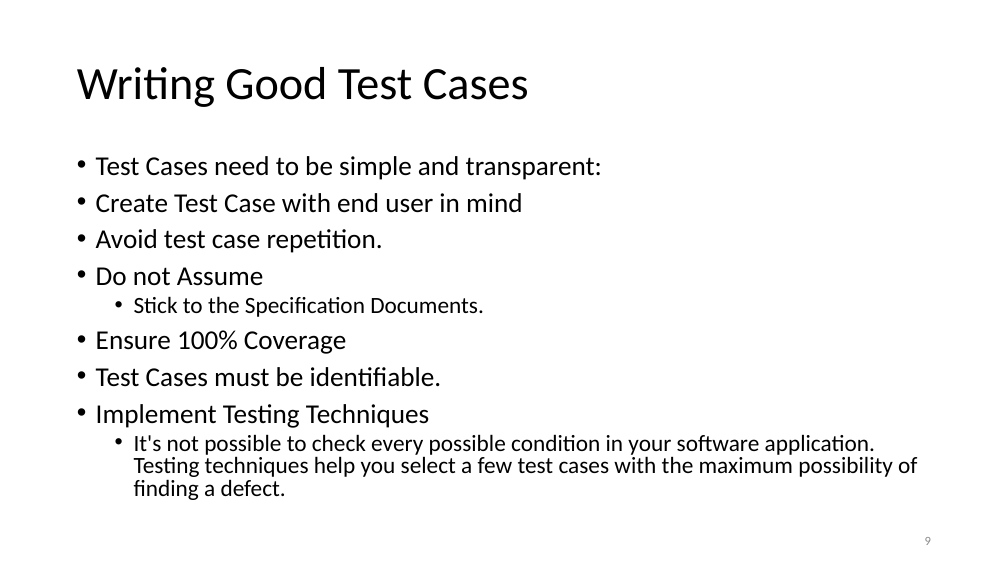
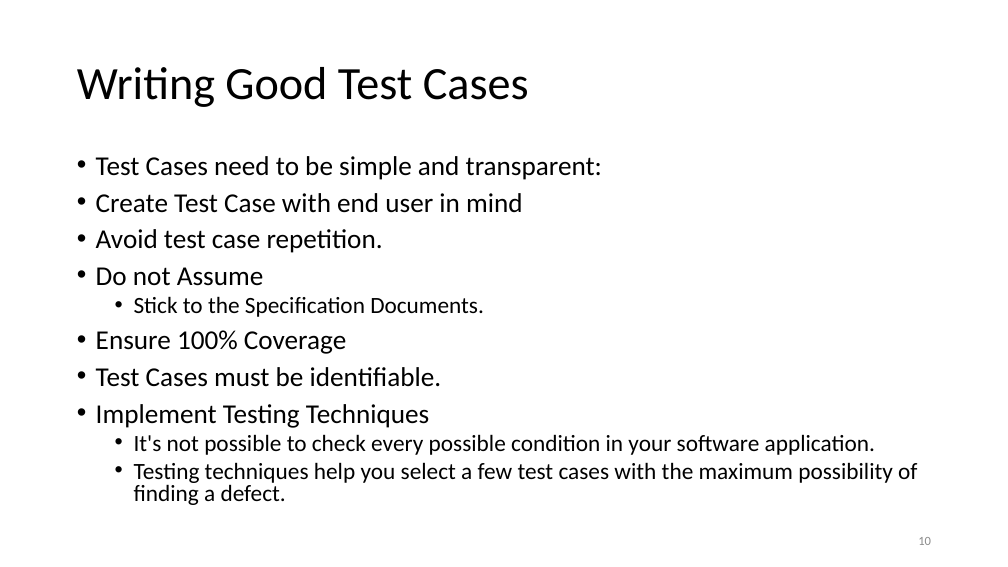
Before and after one commit to malenezi/malenezi, a slide deck: slide 10 of SE401/Lectures/4-Software Testing Plans and Test cases/Test Cases.pptx (slide 9 before the commit). Drawn at 1008x567 pixels with LibreOffice and Linux fonts; fonts in the diff are those of the drawing. Boxes give left, top, right and bottom in pixels: in the first picture for what was removed or moved away, otherwise in the second. Text is boxed around its words. In the diff, an @@ line names an element or a change of style, - is before the commit and + after.

```diff
--- a/SE401/Lectures/4-Software Testing Plans and Test cases/Test Cases.pptx
+++ b/SE401/Lectures/4-Software Testing Plans and Test cases/Test Cases.pptx
@@ text at <box>134,434,917,505</box>: text changed @@
-  • It's not possible to check every possible condition in your software application. Testing techniques help you select a few test cases with the maximum possibility of finding a defect.
+  • It's not possible to check every possible condition in your software application.
+  • Testing techniques help you select a few test cases with the maximum possibility of finding a defect.
@@ page number at <box>918,537,931,545</box>: text changed @@
-9
+10
```
Also in this commit, not shown: 6 other slides changed, 1 slide added, 1 other file.
